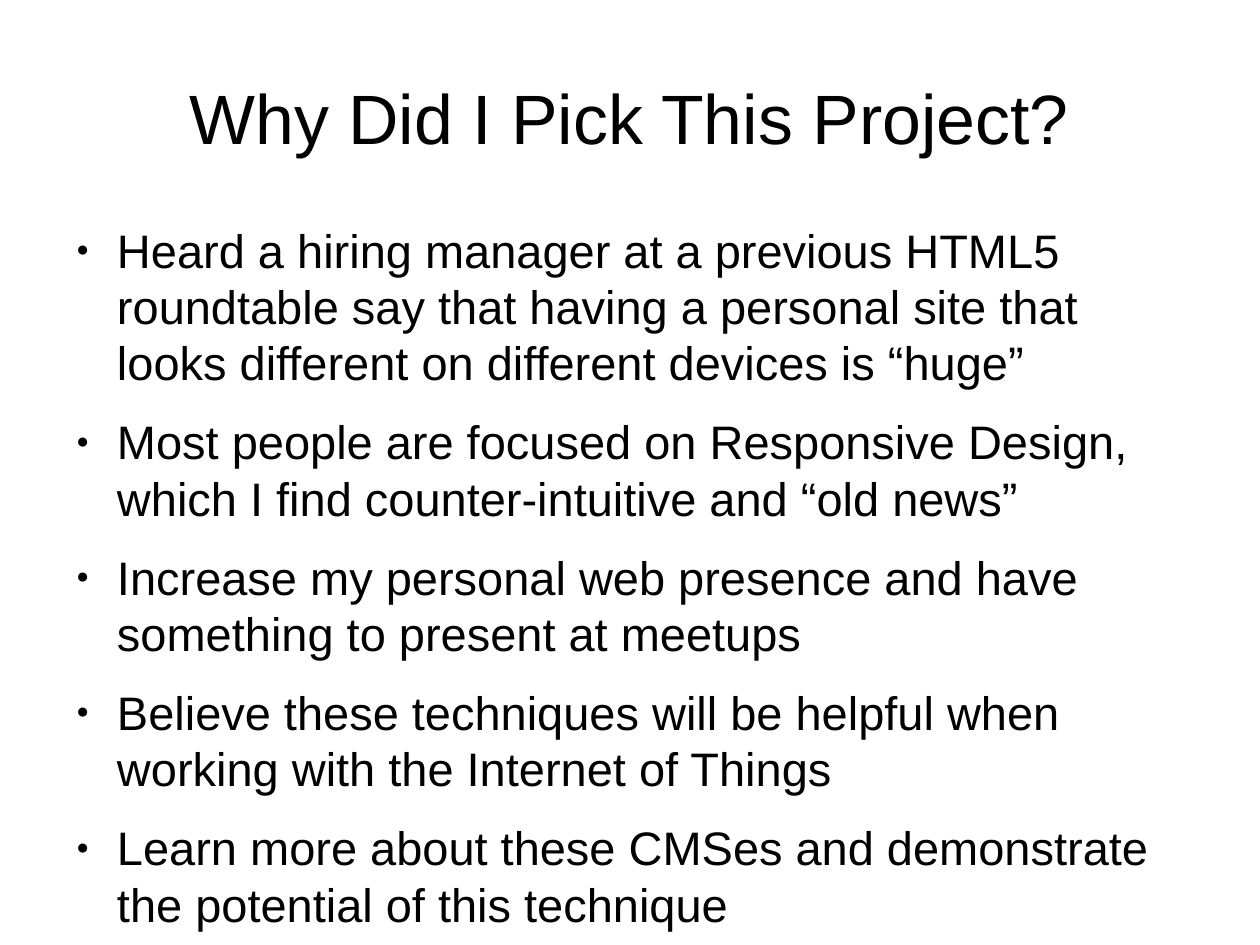
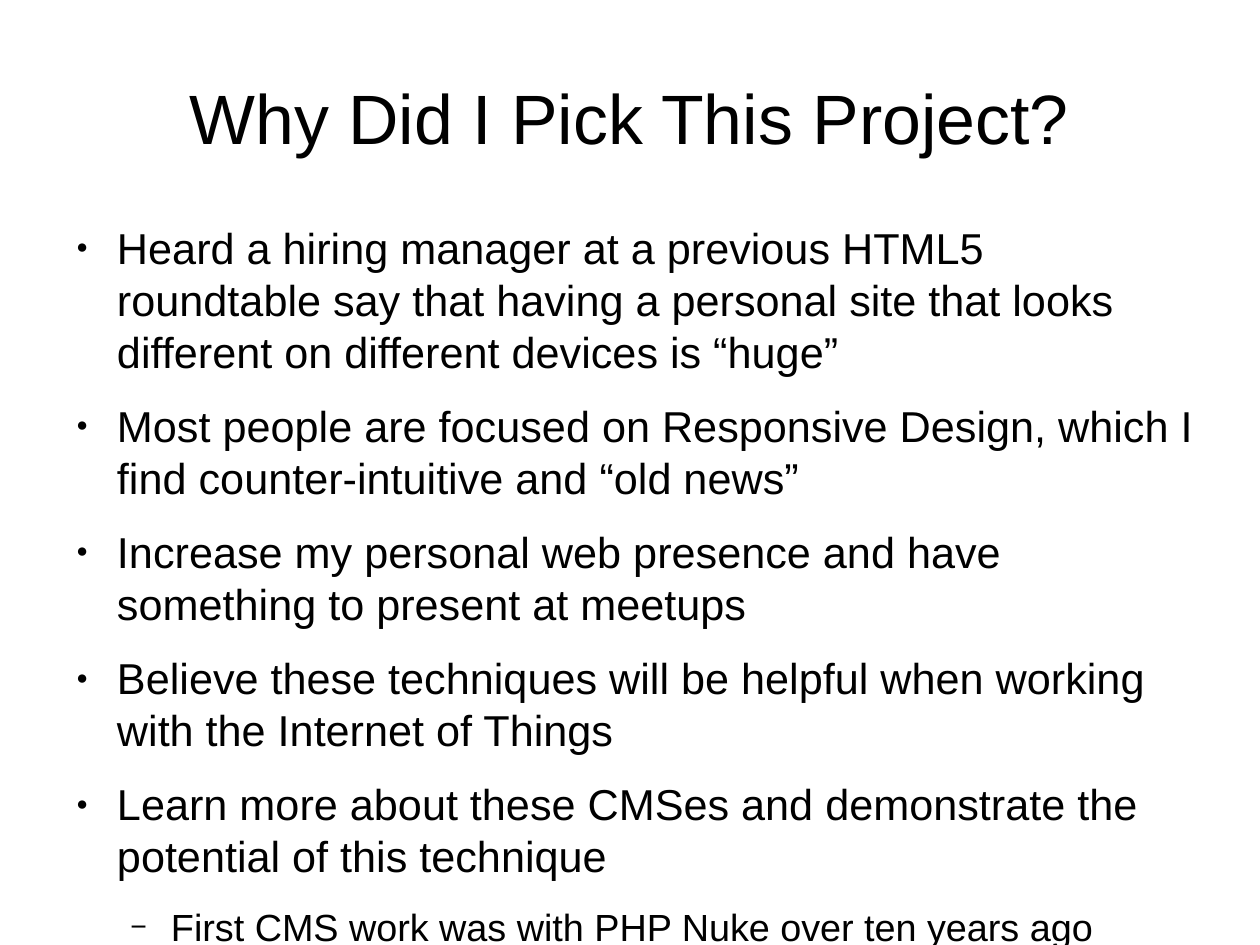
Before and after one commit to tomwhartung/jmws_accoutrements, a slide deck: slide 7 of presentations/2016_04-AWD_in_PHP_CMSes/AWD_in_PHP_CMSes-slides.odp. Drawn at 1260x945 pixels with LibreOffice and Linux fonts; fonts in the diff are those of the drawing. Boxes give left, top, right and bottom in pixels: in the first picture for what was removed or moved away, otherwise in the second. Text is boxed around its words. In the diff, an @@ line names an element or a change of style, - is before the commit and + after.

```diff
--- a/presentations/2016_04-AWD_in_PHP_CMSes/AWD_in_PHP_CMSes-slides.odp
+++ b/presentations/2016_04-AWD_in_PHP_CMSes/AWD_in_PHP_CMSes-slides.odp
@@ text at (117,232,1193,881): size 29.6 to 27.2 pt in "Heard a hiring manager at a previous ...", "Most people are focused on Responsive Design, ...", "Increase my personal web presence and have ...", "Believe these techniques will be helpful when ..." and 1 more places @@
@@ text at (171,913,1093,945): paragraphs added @@
+  − First CMS work was with PHP Nuke over ten years ago
+  − Interested in freelance opportunities, which are on the rise
```
Also in this commit, not shown: 3 other slides changed, 1 slide added, 1 slide removed.
